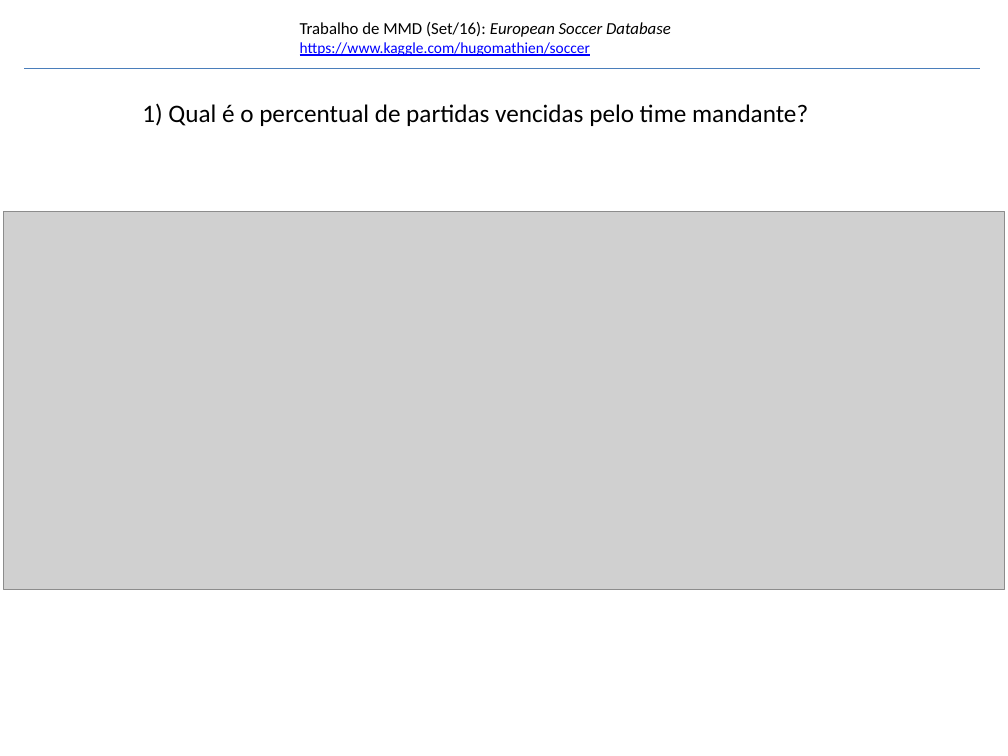
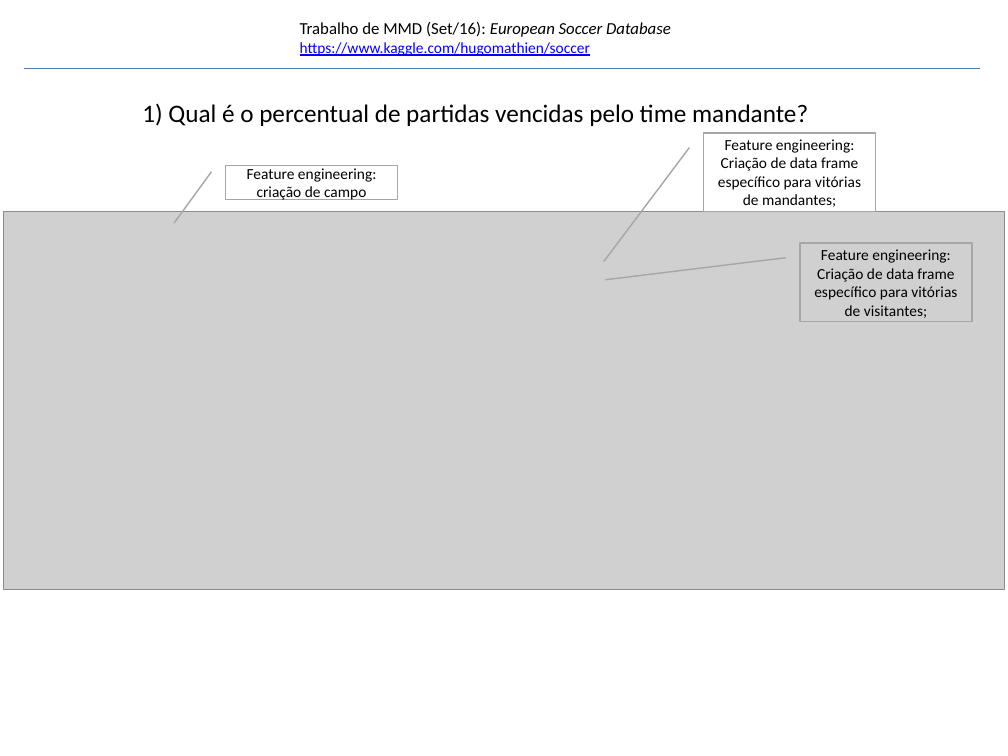
Before and after one commit to errearanhas/disciplina_MMD, a slide deck: slide 10 of trabalho_MMD.pptx. Drawn at 1008x756 pixels with LibreOffice and Linux fonts; fonts in the diff are those of the drawing; grey boxes stand for pictures; background and template pictures are left out. Boxes give left, top, right and bottom in pixels: in the first picture for what was removed or moved away, otherwise in the second. Text is boxed around its words. In the diff, an @@ line names an element or a change of style, - is before the commit and + after.

```diff
--- a/trabalho_MMD.pptx
+++ b/trabalho_MMD.pptx
@@ border callout added at (704,133,875,212), outline #A6A6A6 1 pt, 11 pt, text #000000 @@
+Feature engineering: Criação de data frame específico para vitórias de mandantes;
@@ border callout added at (226,165,397,200), outline #A6A6A6 1 pt, 11 pt, text #000000 @@
+Feature engineering: criação de campo
@@ border callout added at (800,243,972,322), outline #A6A6A6 1 pt, 11 pt, text #000000 @@
+Feature engineering: Criação de data frame específico para vitórias de visitantes;
```
Also in this commit, not shown: 7 other slides changed, 2 slides added, 1 slide removed.
